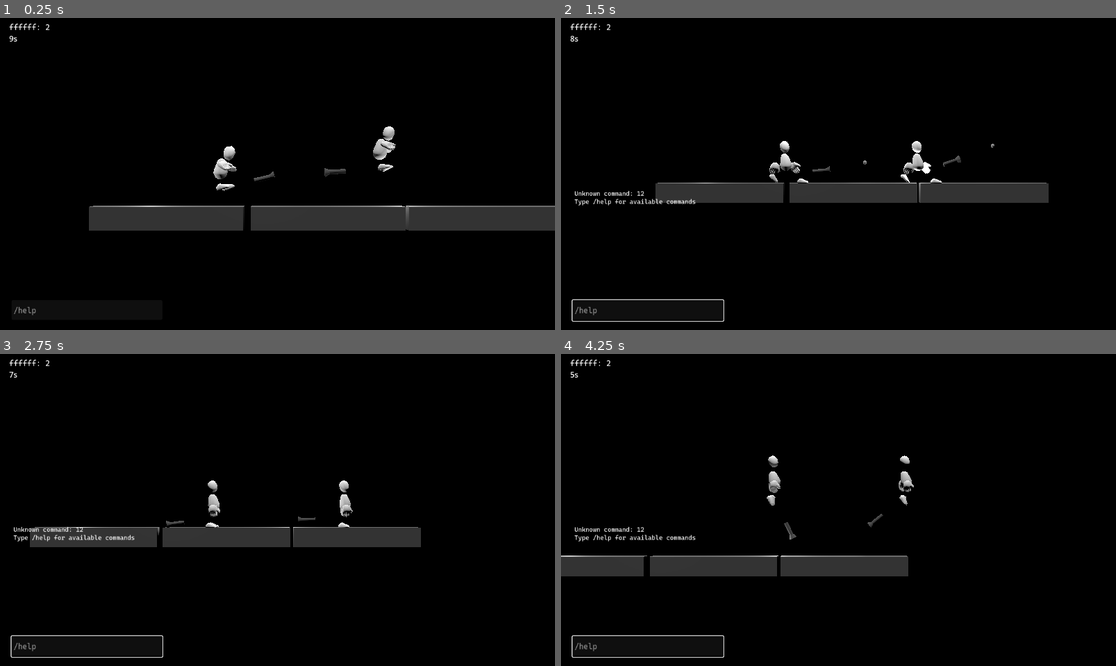
Above: before the commit, frames 1-4 (two rows, left to right).
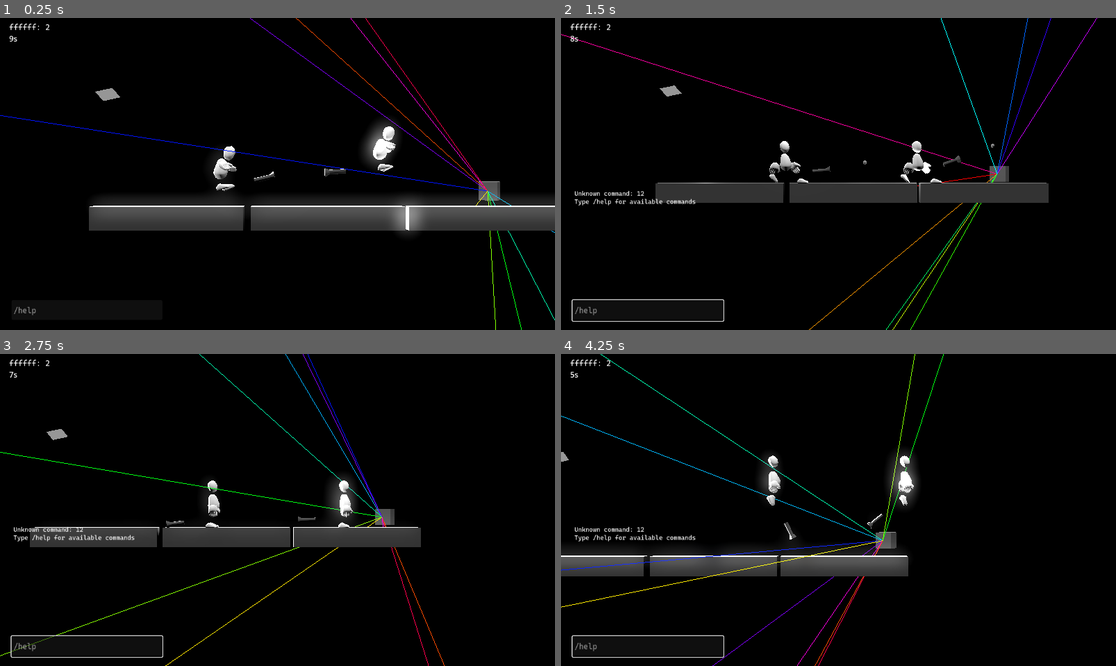
Above: after the commit, the same moments.

Repository: theowiik/project-epic-footsies-2
Game: Godot game, scene res://scenes/main.tscn
Two runs of this game, one before a commit and one after it. Both use one fixed random seed, a clock stepped at 60 frames per second and the inputs below. The engine's default icon, where the game draws it, is replaced by a stand-in: a white triangle on a blue panel in a dark square.
Inputs (mouse positions are in pixels of both pictures, inside the frame that each line leads up to):
- Up to frame 1 (0.25 s): no input
- Up to frame 2 (1.5 s): click (649, 311) at 0.52 s; type "12" at 0.6 s; tap Enter at 1.25 s; move the mouse to (960, 158) at 1.27 s; hold D from 1.28 s (still down); tap J at 1.35 s; click (960, 158) at 1.42 s
- Up to frame 3 (2.75 s): tap Space at 1.52, 2.27 s; move the mouse to (166, 525) at 2.02 s; release D at 2.03 s; hold S from 2.03 s (still down); tap J at 2.1 s
- Up to frame 4 (4.25 s): move the mouse to (894, 441) at 2.77 s; release S at 2.78 s; hold D 2.78-3.53 s; tap J at 2.85, 3.6 s; move the mouse to (810, 572) at 3.52 s; hold W from 3.53 s (still down); click (810, 572) at 3.67 s; tap Space at 3.77 s

The runs differ from the first frame. In frame 1, 6.1% of the frame differs, in the area x 0-100%, y 0-100%; in frame 2, 0.9%; in frame 3, 1.8%; in frame 4, 4.5%.

Commit message:
Add strobe and laser machine

Diff:
--- /dev/null
+++ b/game/objects/lasers/laser.tscn
@@ -0,0 +1,9 @@
+[gd_scene load_steps=2 format=3 uid="uid://f0xcms2iubf0"]
+
+[ext_resource type="Script" uid="uid://dyxjxslbawjqm" path="res://scripts/lasers/laser.gd" id="1_qofad"]
+
+[node name="Laser" type="Node3D"]
+script = ExtResource("1_qofad")
+
+[node name="RayCast3D" type="RayCast3D" parent="."]
+target_position = Vector3(0, 0, -100)
--- /dev/null
+++ b/game/objects/lasers/laser_machine.tscn
@@ -0,0 +1,12 @@
+[gd_scene load_steps=3 format=3 uid="uid://bioo4dk8jqu1w"]
+
+[ext_resource type="Script" uid="uid://de1uoo4j8dv5v" path="res://scripts/lasers/laser_machine.gd" id="1_ilcci"]
+
+[sub_resource type="BoxMesh" id="BoxMesh_ilcci"]
+
+[node name="LaserMachine" type="Node3D"]
+script = ExtResource("1_ilcci")
+
+[node name="MeshInstance3D" type="MeshInstance3D" parent="."]
+transform = Transform3D(1, 0, 0, 0, 1, 0, 0, 0, 1, 0, 0, 0.6070701)
+mesh = SubResource("BoxMesh_ilcci")
--- /dev/null
+++ b/game/objects/lasers/strobe_machine.tscn
@@ -0,0 +1,28 @@
+[gd_scene load_steps=4 format=3 uid="uid://ymkakny8f3x5"]
+
+[ext_resource type="Script" uid="uid://cponosi4dkp68" path="res://scripts/lasers/strobe_machine.gd" id="1_2g1cq"]
+
+[sub_resource type="BoxMesh" id="BoxMesh_ifcws"]
+
+[sub_resource type="CapsuleMesh" id="CapsuleMesh_2g1cq"]
+
+[node name="StrobeMachine" type="Node3D"]
+script = ExtResource("1_2g1cq")
+
+[node name="MeshInstance3D" type="MeshInstance3D" parent="."]
+mesh = SubResource("BoxMesh_ifcws")
+
+[node name="SpotLight3D" type="SpotLight3D" parent="."]
+transform = Transform3D(1, 0, 0, 0, 1, 0, 0, 0, 1, 0, 0, -0.62783355)
+light_energy = 130.27
+light_indirect_energy = 8.534
+light_volumetric_fog_energy = 8.892
+light_size = 1.0
+spot_range = 4096.0
+spot_attenuation = -10.0
+spot_angle_attenuation = 0.006345742
+
+[node name="MeshInstance3D2" type="MeshInstance3D" parent="."]
+transform = Transform3D(1, 0, 0, 0, 1, 0, 0, 0, 1, 0, 0, -3.165798)
+visible = false
+mesh = SubResource("CapsuleMesh_2g1cq")
--- a/game/scenes/main.tscn
+++ b/game/scenes/main.tscn
@@ -7,6 +7,8 @@
 [ext_resource type="PackedScene" uid="uid://cgotkkw2fltyg" path="res://objects/platform.tscn" id="3_tipki"]
 [ext_resource type="PackedScene" uid="uid://c6ooswcottct1" path="res://objects/bulb.tscn" id="4_jyhfs"]
 [ext_resource type="PackedScene" uid="uid://dacw2gn4smkwj" path="res://scenes/hud.tscn" id="5_tbgi4"]
+[ext_resource type="PackedScene" uid="uid://bioo4dk8jqu1w" path="res://objects/lasers/laser_machine.tscn" id="8_tipki"]
+[ext_resource type="PackedScene" uid="uid://ymkakny8f3x5" path="res://objects/lasers/strobe_machine.tscn" id="9_85g3d"]
 
 [sub_resource type="Environment" id="Environment_tbgi4"]
 background_mode = 1
@@ -59,3 +61,9 @@
 
 [node name="WorldEnvironment" type="WorldEnvironment" parent="."]
 environment = SubResource("Environment_tbgi4")
+
+[node name="StrobeMachine" parent="." instance=ExtResource("9_85g3d")]
+transform = Transform3D(-0.8063999, 0.15222512, -0.57144254, -0.25300708, 0.78459245, 0.5660405, 0.534515, 0.6010341, -0.5941812, -6.775606, 4.786051, -9.15583)
+
+[node name="LaserMachine" parent="." instance=ExtResource("8_tipki")]
+transform = Transform3D(-0.9164256, 0, 0.40020514, 0, 1, 0, -0.40020514, 0, -0.9164256, 13.597982, 0, -8.517785)
--- /dev/null
+++ b/game/scripts/lasers/laser.gd
@@ -0,0 +1,40 @@
+extends Node3D
+
+var mesh: ImmediateMesh
+var instance: MeshInstance3D
+var material: StandardMaterial3D
+var color: Color = Color.RED
+
+@onready var ray: RayCast3D = $RayCast3D
+
+
+func _ready() -> void:
+	mesh = ImmediateMesh.new()
+	instance = MeshInstance3D.new()
+	instance.mesh = mesh
+
+	material = StandardMaterial3D.new()
+	material.albedo_color = color
+	material.shading_mode = BaseMaterial3D.SHADING_MODE_UNSHADED
+	instance.material_override = material
+
+	add_child(instance)
+
+
+func set_color(new_color: Color) -> void:
+	color = new_color
+	if material:
+		material.albedo_color = color
+
+
+func _physics_process(_delta):
+	mesh.clear_surfaces()
+	mesh.surface_begin(Mesh.PRIMITIVE_LINES)
+	mesh.surface_add_vertex(Vector3.ZERO)
+
+	if ray.is_colliding():
+		mesh.surface_add_vertex(to_local(ray.get_collision_point()))
+	else:
+		mesh.surface_add_vertex(ray.target_position)
+
+	mesh.surface_end()
--- /dev/null
+++ b/game/scripts/lasers/laser_machine.gd
@@ -0,0 +1,31 @@
+extends Node3D
+
+const LASER_COUNT: int = 10
+const SPREAD: float = 60.0
+const WAVE_SPEED: float = 2.0
+const WAVE_AMOUNT: float = 30.0
+
+var laser_scene: PackedScene = load("res://objects/lasers/laser.tscn")
+var lasers: Array[Node3D] = []
+
+
+func _ready() -> void:
+	for i in LASER_COUNT:
+		var laser = laser_scene.instantiate()
+		add_child(laser)
+
+		laser.rotation_degrees.y = -SPREAD / 2.0 + (SPREAD / (LASER_COUNT - 1)) * i
+		lasers.append(laser)
+
+
+func _process(_delta: float) -> void:
+	var time = Time.get_ticks_msec() / 1000.0
+
+	for i in lasers.size():
+		var phase = float(i) / lasers.size() * TAU
+		var angle = sin(time * WAVE_SPEED + phase) * WAVE_AMOUNT
+		lasers[i].rotation_degrees.x = angle
+
+		# Rainbow colors
+		var hue = fmod(time * 0.2 + float(i) / lasers.size(), 1.0)
+		lasers[i].set_color(Color.from_hsv(hue, 1.0, 1.0))
--- /dev/null
+++ b/game/scripts/lasers/strobe_machine.gd
@@ -0,0 +1,21 @@
+class_name StrobeMachine
+extends Node3D
+
+var on: bool = false
+var strobe_speed: float = 10.0
+
+@onready var light: SpotLight3D = $SpotLight3D
+
+
+func _process(_delta: float) -> void:
+	if not on:
+		return
+
+	var time = Time.get_ticks_msec() / 1000.0
+	light.visible = sin(time * strobe_speed * TAU) > 0.0
+
+
+func _unhandled_input(event: InputEvent) -> void:
+	if event is InputEventKey:
+		if event.pressed and event.keycode == KEY_J:
+			on = !on
Not shown: 1 places in game/scenes/main.tscn that only renumber resources
Not shown, added: game/scripts/lasers/laser.gd.uid
Not shown, added: game/scripts/lasers/laser_machine.gd.uid
Not shown, added: game/scripts/lasers/strobe_machine.gd.uid
